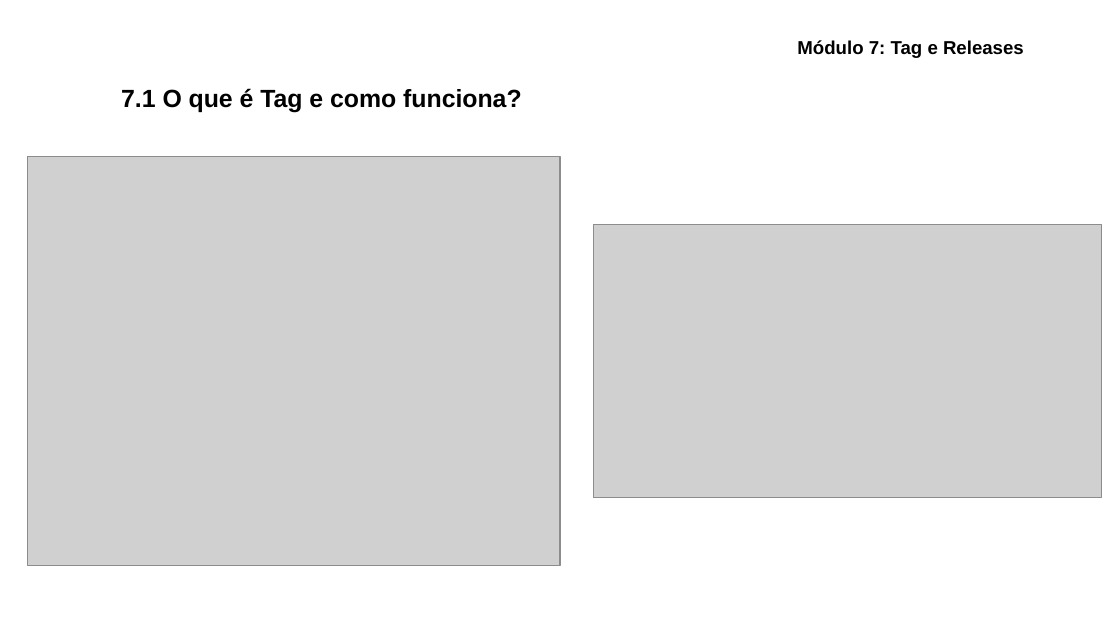
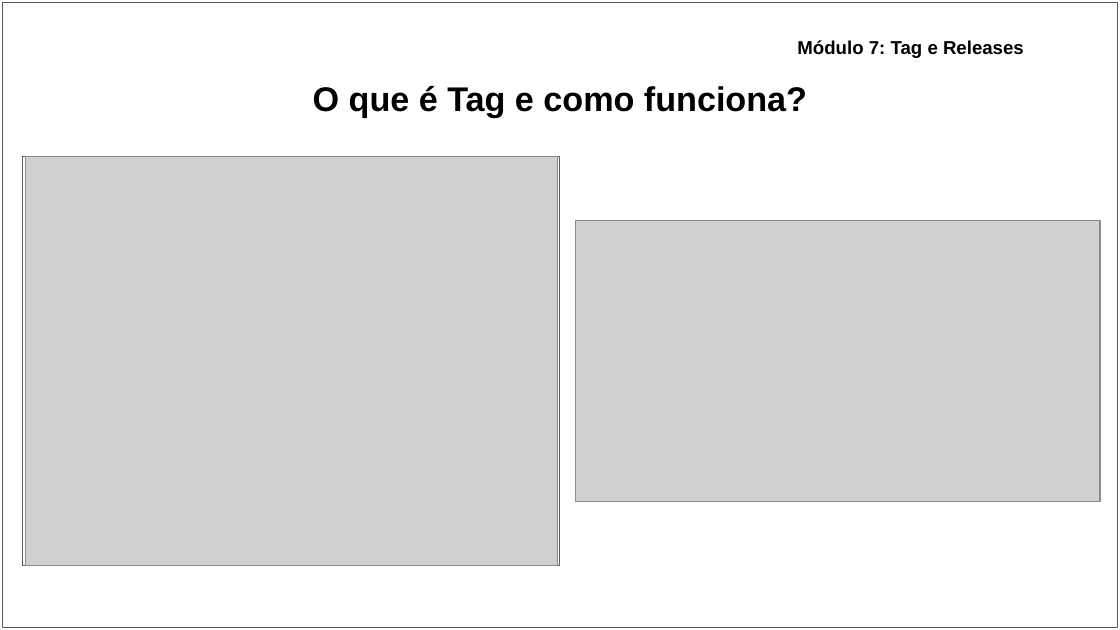
Before and after one commit to ryancunha13/Curso-Git-04, a slide deck: slide 36 of Materiais didáticos/Apresentação - Curso de Git_GitHub.pptx (slide 31 before the commit). Drawn at 1120x630 pixels with LibreOffice and Linux fonts; fonts in the diff are those of the drawing; grey boxes stand for pictures. Boxes give left, top, right and bottom in pixels: in the first picture for what was removed or moved away, otherwise in the second. Text is boxed around its words. In the diff, an @@ line names an element or a change of style, - is before the commit and + after.

```diff
--- a/Materiais didáticos/Apresentação - Curso de Git_GitHub.pptx
+++ b/Materiais didáticos/Apresentação - Curso de Git_GitHub.pptx
@@ rectangle added at bbox=[2, 2, 1118, 627], fill #FFFFFF, outline #595959 0.75 pt @@
@@ title at bbox=[313, 86, 807, 117]: text changed; size 16 to 22 pt @@
-7.1 O que é Tag e como funciona?
+O que é Tag e como funciona?
@@ rectangle added at bbox=[22, 157, 560, 566], fill #FFFFFF, outline #595959 0.75 pt @@
@@ picture: place and size @@
-picture at bbox=[594, 224, 1101, 497]
+picture at bbox=[575, 221, 1100, 502]
```
Also in this commit, not shown: 38 other slides changed, 9 slides added, 3 other files.
